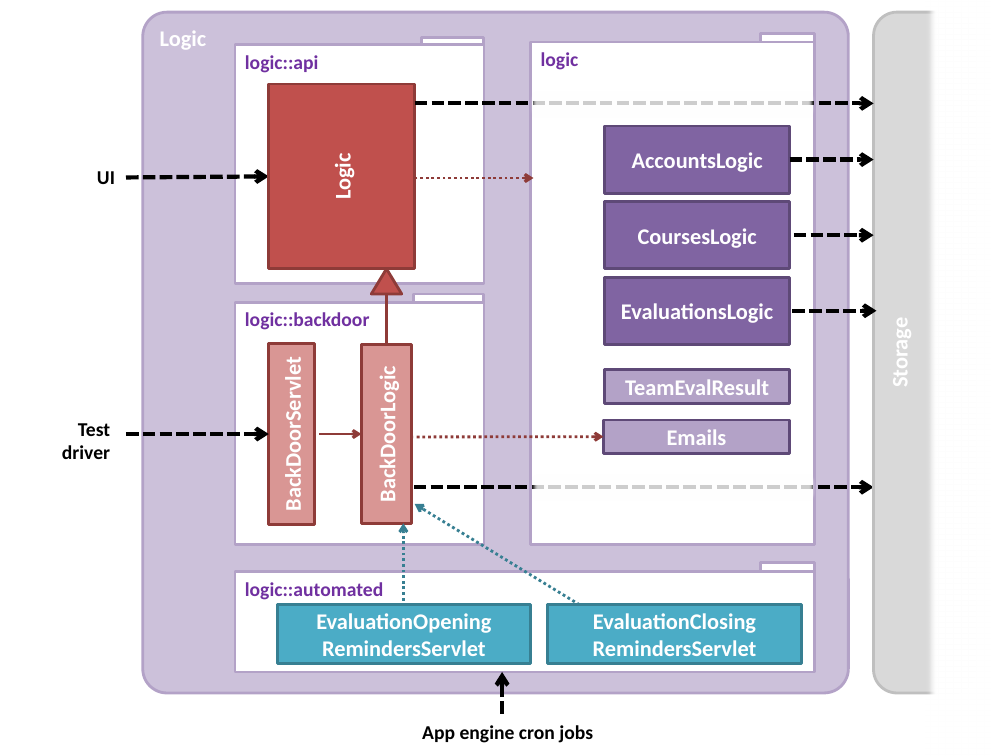
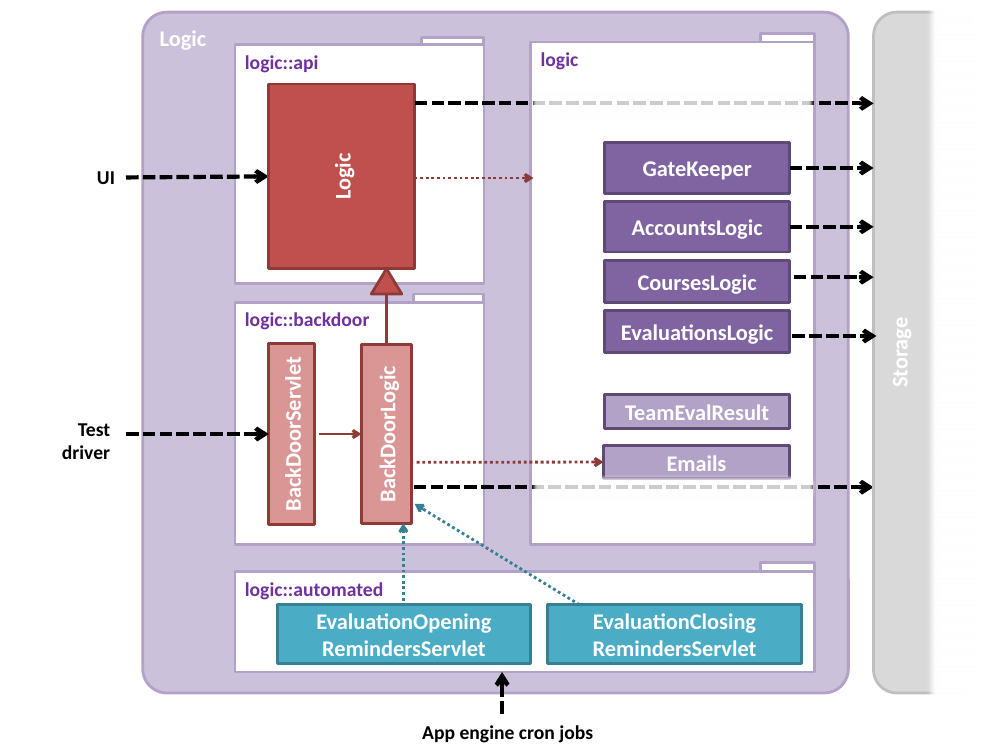
Before and after one commit to TEAMMATES/teammates, a slide deck: slide 1 of doc/diagrams/LogicComponent.pptx. Drawn at 1008x756 pixels with LibreOffice and Linux fonts; fonts in the diff are those of the drawing. Boxes give left, top, right and bottom in pixels: in the first picture for what was removed or moved away, otherwise in the second. Text is boxed around its words. In the diff, an @@ line names an element or a change of style, - is before the commit and + after.

```diff
--- a/doc/diagrams/LogicComponent.pptx
+++ b/doc/diagrams/LogicComponent.pptx
@@ rectangle added at bbox=[605, 143, 789, 194], fill #8064A2, outline #5F4A78 2 pt, 16 pt, text #FFFFFF, bold @@
+GateKeeper
@@ arrow added from (789, 168) to (874, 168), #000000 3 pt dashed @@
@@ rectangle "AccountsLogic": place and size @@
-rectangle "AccountsLogic" at bbox=[605, 126, 789, 194]
+rectangle "AccountsLogic" at bbox=[605, 202, 789, 252]
@@ arrow moved from (789, 159) - (874, 159) to (789, 227) - (874, 227) @@
@@ rectangle "CoursesLogic": place and size @@
-rectangle "CoursesLogic" at bbox=[605, 202, 789, 269]
+rectangle "CoursesLogic" at bbox=[605, 260, 789, 302]
@@ arrow moved from (794, 235) - (874, 235) to (794, 277) - (874, 277) @@
@@ rectangle "EvaluationsLogic": place and size @@
-rectangle "EvaluationsLogic" at bbox=[605, 277, 789, 345]
+rectangle "EvaluationsLogic" at bbox=[605, 310, 789, 353]
@@ 2 rectangles, 2 arrows: place and size @@
-2 rectangles, 2 arrows at bbox=[413, 310, 877, 454]
+2 rectangles, 2 arrows at bbox=[413, 336, 877, 479]
```
Also in this commit, not shown: 9 other files.
